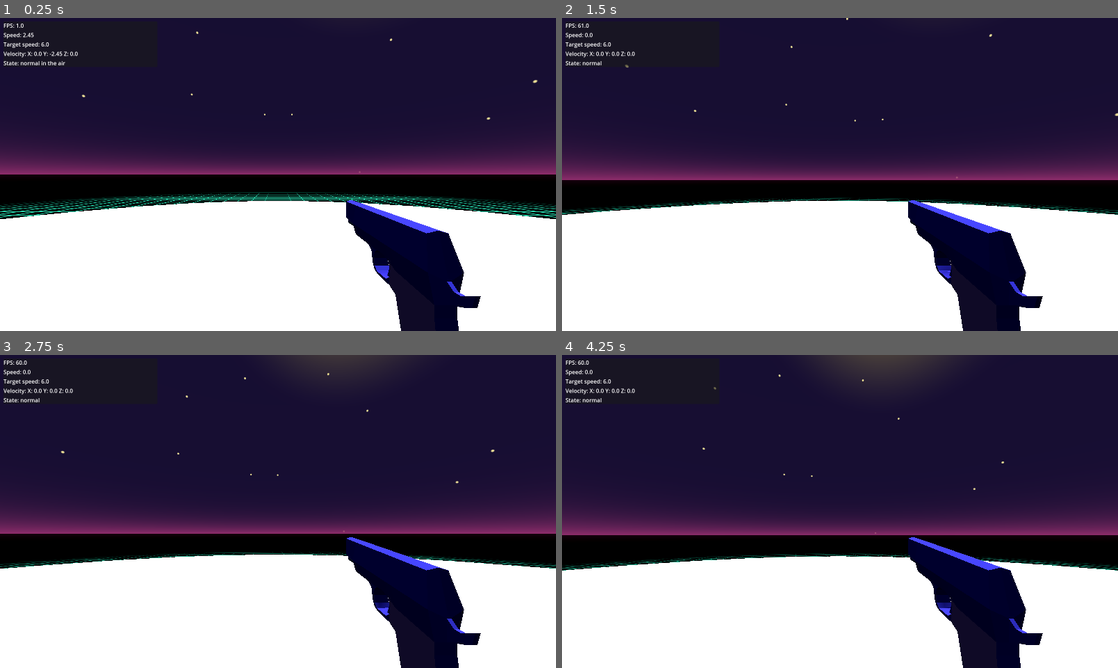
Above: before the commit, frames 1-4 (two rows, left to right).
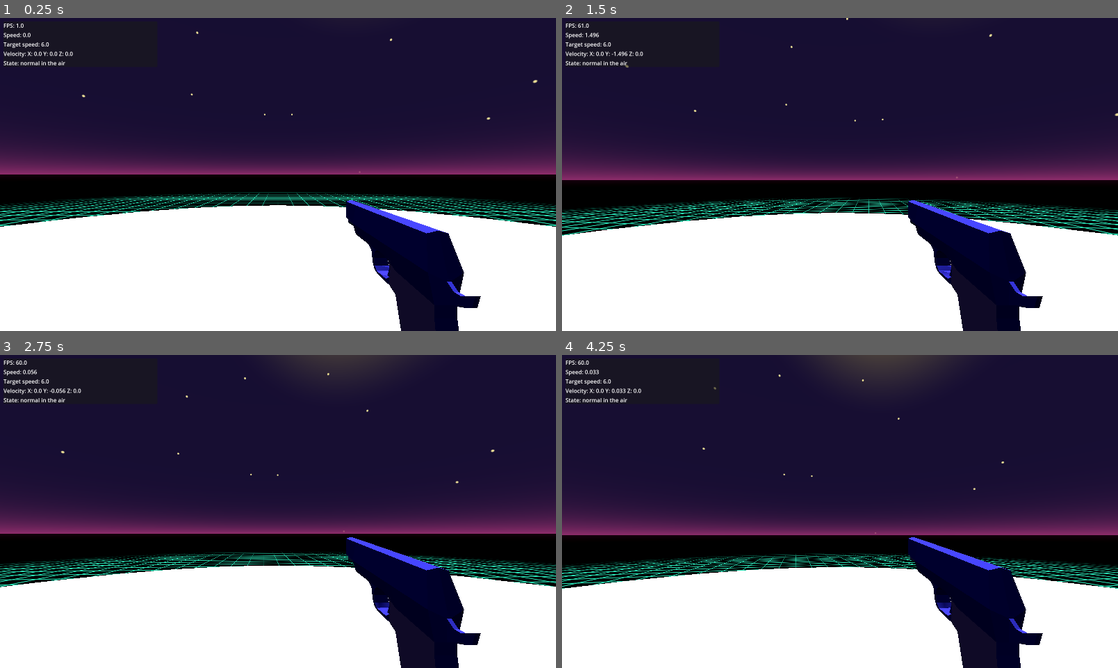
Above: after the commit, the same moments.

Repository: Corfliss/vapormare
Game: Godot game, scene res://Scenes/Sandbox.tscn
Same seed, same stepped clock (60 frames per second), same inputs: the game is played once before the commit and once after it.
Inputs (mouse positions are in pixels of both pictures, inside the frame that each line leads up to):
- Up to frame 1 (0.25 s): no input
- Up to frame 2 (1.5 s): tap Enter (ui_accept) at 0.5, 0.77 s; move the mouse to (867, 174) at 0.52 s; hold Up (ui_up) from 0.53 s (still down); tap Ctrl (crouch) at 0.6, 1.35 s; move the mouse to (812, 174) at 1.27 s
- Up to frame 3 (2.75 s): keep holding Up (ui_up); tap Enter (ui_accept) at 1.52 s; move the mouse to (289, 505) at 2.02 s; tap Shift (sprint) at 2.1 s; tap Ctrl (crouch) at 2.3 s
- Up to frame 4 (4.25 s): keep holding Up (ui_up); move the mouse to (834, 517) at 2.77 s; tap Ctrl (crouch) at 2.85, 3.6 s; tap Enter (ui_accept) at 3.02, 3.77 s; move the mouse to (878, 514) at 3.52 s

The runs differ from the first frame. In frame 1, 1.8% of the frame differs, in the area x 0-100%, y 4-84%; in frame 2, 4.8%, in the area x 0-100%, y 4-82%; in frame 3, 3.9%; in frame 4, 3.8%.

Commit message:
Added flying mechanics

Diff:
--- a/Scenes/Character.tscn
+++ b/Scenes/Character.tscn
@@ -1,10 +1,8 @@
-[gd_scene load_steps=44 format=4 uid="uid://bvncr44h7klfq"]
+[gd_scene load_steps=42 format=4 uid="uid://bvncr44h7klfq"]
 
 [ext_resource type="Script" uid="uid://bp56nhc2tnpkk" path="res://Scripts/character.gd" id="1_oolk3"]
 [ext_resource type="Material" uid="uid://bo6ktvbouxnbe" path="res://Assets/low_poly_weapons/green.tres" id="2_lcuhw"]
-[ext_resource type="Script" uid="uid://ckbajuqdpp1oj" path="res://Scripts/pistol.gd" id="2_v7dgu"]
 [ext_resource type="Material" uid="uid://c2fa4xi4a30hs" path="res://Assets/low_poly_weapons/white.tres" id="3_atbvg"]
-[ext_resource type="Script" uid="uid://wyu8v684tebs" path="res://Scripts/shotgun.gd" id="3_vdqda"]
 
 [sub_resource type="CapsuleMesh" id="CapsuleMesh_oolk3"]
 
@@ -592,6 +590,12 @@
 &"SWITCH_LEFT": "switch_left",
 &"SWITCH_RIGHT": "switch_right"
 }
+jumping_enabled = false
+crouch_enabled = false
+continuous_jumping = false
+view_bobbing = false
+jump_animation = false
+gravity_enabled = false
 ledge_grab = false
 
 [node name="Mesh" type="MeshInstance3D" parent="."]
@@ -616,7 +620,6 @@
 
 [node name="WeaponPistol" type="Node3D" parent="Head/Weapons"]
 transform = Transform3D(0.0076385, 0, 0, 0, 0.0200935, 0, 0, 0, 0.0200935, 0, -0.156, -0.424)
-script = ExtResource("2_v7dgu")
 
 [node name="Weapon_04_White_0" type="MeshInstance3D" parent="Head/Weapons/WeaponPistol"]
 mesh = SubResource("ArrayMesh_atbvg")
@@ -628,7 +631,6 @@
 
 [node name="WeaponShotgun" type="Node3D" parent="Head/Weapons"]
 transform = Transform3D(0.0121282, 0, 0, 0, -0.0247904, 0.0429382, 0, -0.0429382, -0.0247904, 0, -0.567, 0.576)
-script = ExtResource("3_vdqda")
 
 [node name="Weapon_07_Black_0" type="MeshInstance3D" parent="Head/Weapons/WeaponShotgun"]
 mesh = SubResource("ArrayMesh_b014i")
--- a/Scripts/character.gd
+++ b/Scripts/character.gd
@@ -30,10 +30,12 @@
 ## Whether the player can use movement inputs.
 ## Does not stop outside forces or jumping. See Jumping Enabled.
 @export var immobile : bool = false
-## How fast to propel upwards when ledge-grabbing
-@export var ledge_grab_speed : float = 3.0
-## How fast to propel forward after almost reaching over the ledge
-@export var ledge_forward_speed : float = 2.0
+## Handles how fast you are flying:
+@export var fly_speed : float = 5.0
+### How fast to propel upwards when ledge-grabbing
+#@export var ledge_grab_speed : float = 3.0
+### How fast to propel forward after almost reaching over the ledge
+#@export var ledge_forward_speed : float = 2.0
 ## The reticle file to import at runtime.
 ## By default are in res://addons/fpc/reticles/.
 ## Set to an empty string to remove
@@ -140,7 +142,7 @@
 @export var ledge_grab : bool = true
 ## To enable a weapon switch or not
 @export var weapon_switch : bool = true
-# TODO: Think more ideas for variables
+@export var is_flying : bool = true
 #endregion
 
 #region Member Variable Initialization
@@ -229,6 +231,9 @@
 	# To handle movement
 	handle_movement(delta, input_dir)
 
+	# To handle flying
+	handle_flying(delta)
+
 	# To handle head rotation, like from mouse input
 	handle_head_rotation()
 
@@ -254,6 +259,9 @@
 
 	# This must always be at the end of physics_process
 	was_on_floor = is_on_floor()
+
+	# Move and slide at the end, as always
+	move_and_slide()
 #endregion
 
 #region Input Handling
@@ -296,8 +304,6 @@
 	if in_air_momentum or is_on_floor():
 		velocity_adjustment(delta, direction)
 
-	move_and_slide()
-
 func is_inverse(current_state: bool) -> int:
 	return -1 if current_state else 1
 
@@ -372,7 +378,18 @@
 		rotate_weapon_wheel()  # Pass previous state
 		update_weapon_visibility(weapon_state)
 
-
+func handle_flying(delta):
+	if not is_flying:
+		return
+
+	# Smooth vertical flying
+	var vertical_input := 0.0
+	if Input.is_action_pressed(controls.JUMP):
+		vertical_input = 1.0
+	elif Input.is_action_pressed(controls.CROUCH):
+		vertical_input = -1.0
+
+	velocity.y = lerp(velocity.y, vertical_input * speed, acceleration * delta)
 
 # TODO: Do this later, or not
 #func handle_ledge_grab():
